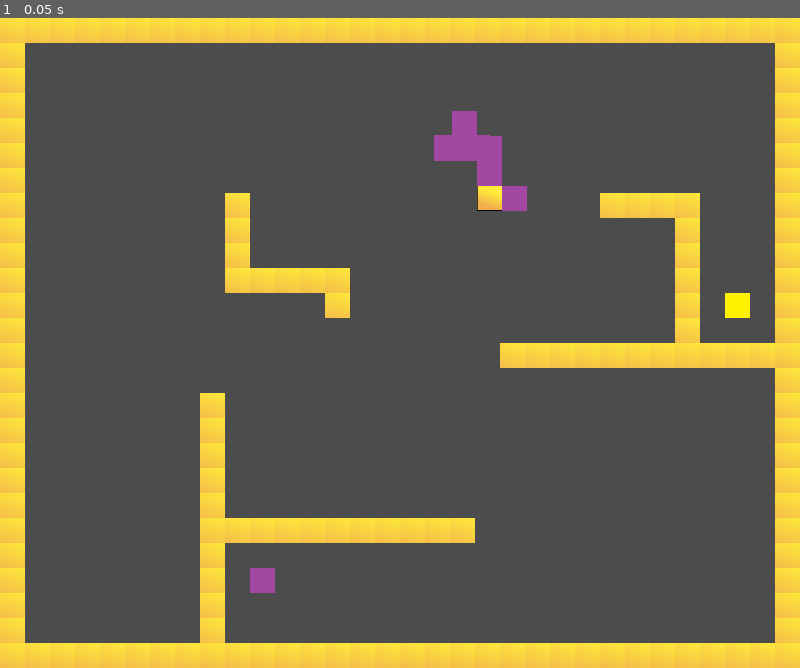
Above: before the commit, frame 1.
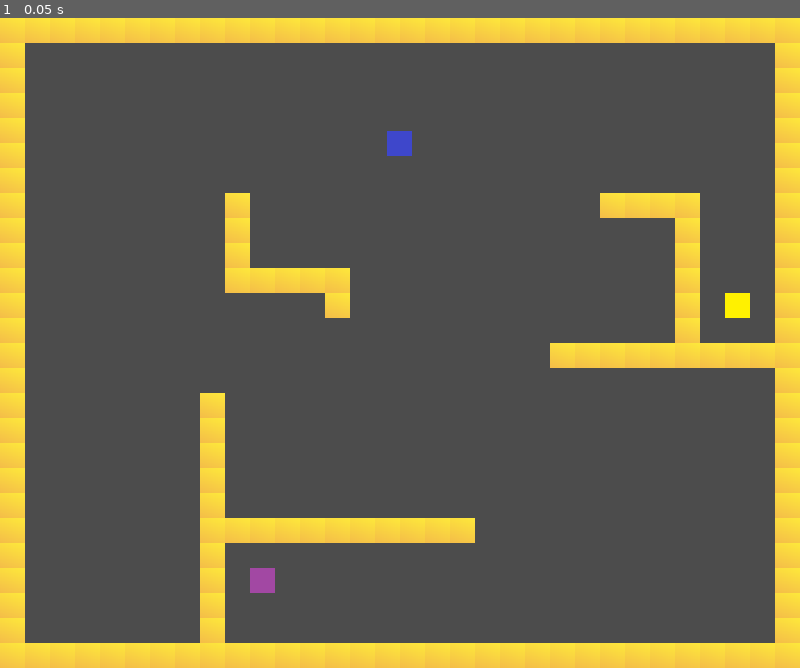
Above: after the commit, the same moment.

Repository: JacobBas/gmtk2021-godot
Game: Godot game, scene res://refactorme/SandboxLevel.tscn
Two runs of this game, one before a commit and one after it. Both use one fixed random seed, a clock stepped at 60 frames per second and the inputs below.
Inputs:
- Up to frame 1 (0.05 s): no input

The runs differ from the first frame. In frame 1, 1.2% of the frame differs, in the area x 48-69%, y 14-54%.

Commit message:
small changes

Diff:
--- a/refactorme/Conjoined_Player.gd
+++ b/refactorme/Conjoined_Player.gd
@@ -1,4 +1,4 @@
-extends Sprite
+extends KinematicBody2D
 
 # Declare member variables here. Examples:
 var tile_size : int = 32
--- a/refactorme/Conjoined_Player.tscn
+++ b/refactorme/Conjoined_Player.tscn
@@ -1,36 +1,16 @@
 [gd_scene load_steps=4 format=2]
 
-[ext_resource path="res://refactorme/files/outside_wall.png" type="Texture" id=1]
-[ext_resource path="res://refactorme/files/purplebox.png" type="Texture" id=2]
 [ext_resource path="res://refactorme/Conjoined_Player.gd" type="Script" id=3]
+[ext_resource path="res://refactorme/files/bluebox.png" type="Texture" id=4]
 
-[node name="Conjoined_Player" type="Node2D"]
+[sub_resource type="RectangleShape2D" id=1]
+extents = Vector2( 16, 16 )
+
+[node name="Conjoined_Player" type="KinematicBody2D"]
+script = ExtResource( 3 )
+
+[node name="CollisionShape2D" type="CollisionShape2D" parent="."]
+shape = SubResource( 1 )
 
 [node name="Sprite" type="Sprite" parent="."]
-texture = ExtResource( 2 )
-script = ExtResource( 3 )
-
-[node name="outside_wall" type="Sprite" parent="Sprite"]
-position = Vector2( -1.69407e-21, 1.90735e-06 )
-scale = Vector2( 0.32, 0.32 )
-texture = ExtResource( 1 )
-
-[node name="purplebox" type="Sprite" parent="Sprite/outside_wall"]
-position = Vector2( 99.8125, 1.41936 )
-scale = Vector2( 3.13672, 3.03629 )
-texture = ExtResource( 2 )
-
-[node name="purplebox2" type="Sprite" parent="Sprite/outside_wall"]
-position = Vector2( -0.187516, -148.581 )
-scale = Vector2( 3.11328, 6.33871 )
-texture = ExtResource( 2 )
-
-[node name="purplebox3" type="Sprite" parent="Sprite/outside_wall"]
-position = Vector2( -100.094, -287.677 )
-scale = Vector2( 3.11914, 3.91734 )
-texture = ExtResource( 2 )
-
-[node name="purplebox4" type="Sprite" parent="Sprite/outside_wall"]
-position = Vector2( -112.5, -200.355 )
-scale = Vector2( 7.03125, 3.14718 )
-texture = ExtResource( 2 )
+texture = ExtResource( 4 )
--- a/refactorme/SandboxLevel.tscn
+++ b/refactorme/SandboxLevel.tscn
@@ -65,7 +65,7 @@
 show_collision = true
 collision_use_kinematic = true
 format = 1
-tile_data = PoolIntArray( 0, 0, 0, 1, 0, 0, 2, 0, 0, 3, 0, 0 …(840 unchanged characters)… , 0, 0, 786463, 0, 0, 851968, 0, 0, 851988, 0, 0, 851989, 0, 0, 851990, 0, 0, 851991, 0, 0, 851992, 0, 0, 85 …(1201 unchanged characters)…
+tile_data = PoolIntArray( 0, 0, 0, 1, 0, 0, 2, 0, 0, 3, 0, 0 …(840 unchanged characters)… , 0, 0, 786463, 0, 0, 851968, 0, 0, 851990, 0, 0, 851991, 0, 0, 851992, 0, 0, 85 …(1201 unchanged characters)…
 
 [node name="WASD_Player" parent="." instance=ExtResource( 2 )]
 position = Vector2( 944, 368 )
@@ -74,4 +74,4 @@
 position = Vector2( 336, 720 )
 
 [node name="Conjoined_Player" parent="." instance=ExtResource( 5 )]
-position = Vector2( 626.94, 230.517 )
+position = Vector2( 496, 144 )
